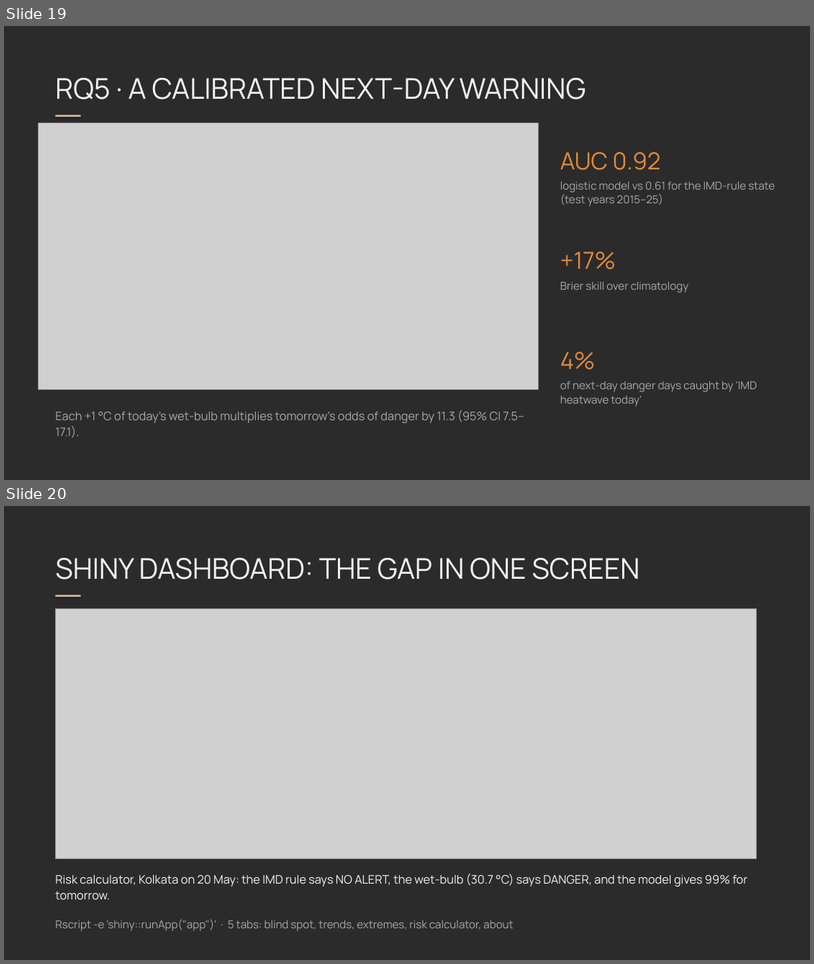
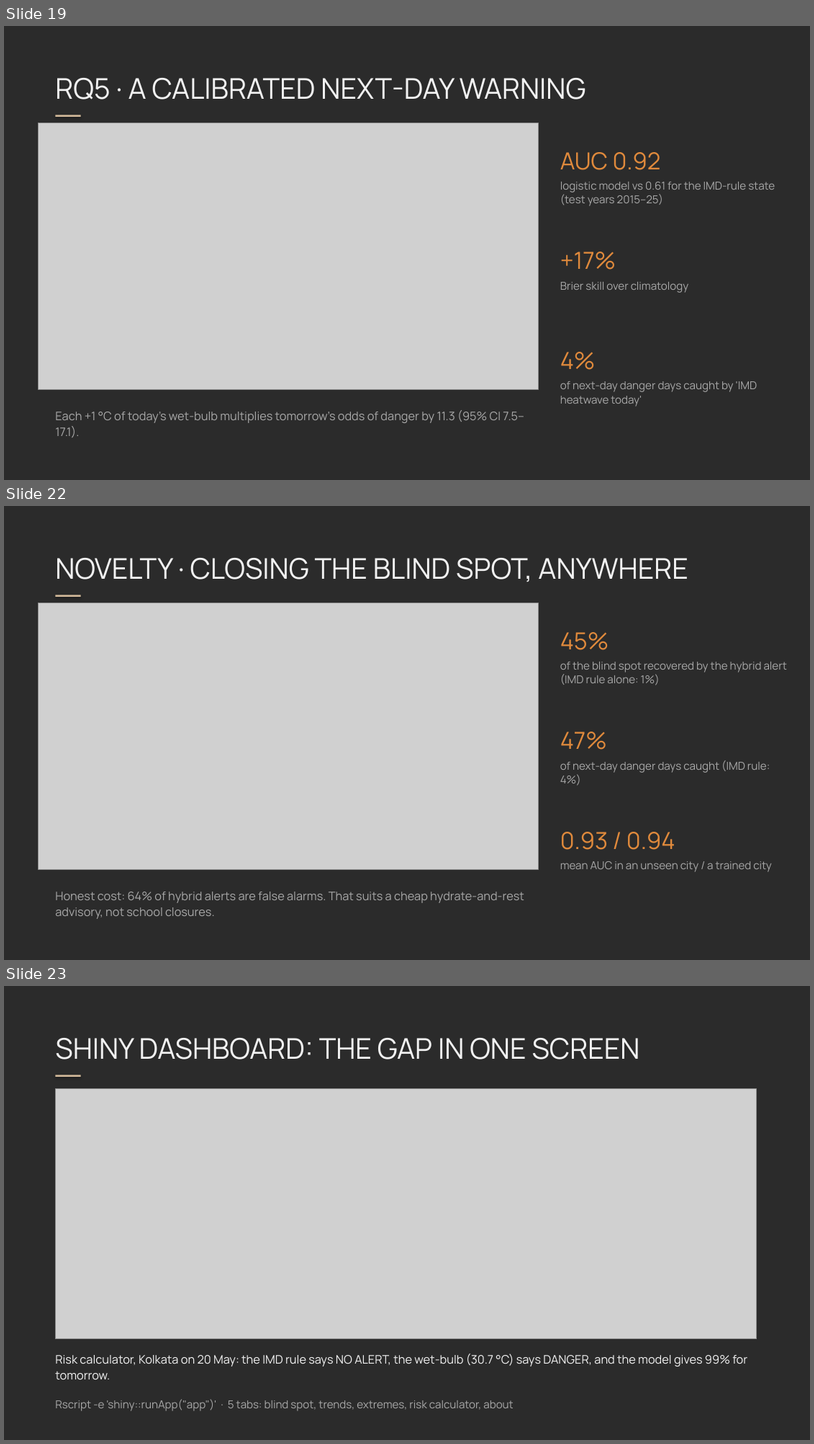
Before and after one commit to XArhaanshX/SilentHeat, a slide deck: presentation/Beyond40C_ProbStats.pptx. Shown one above the other, each under a label of ours: slides 19 and 20 before the commit, slides 19, 22 and 23 after it; the slides between them are not shown. The pictures are 814x964 and 814x1444 pixels, drawn with LibreOffice and Linux fonts; fonts in the diff are those of the drawing; grey boxes stand for pictures; background and template pictures are left out; a plain dark background stands for a picture behind light text. Boxes give left, top, right and bottom in pixels: in the first picture for what was removed or moved away, otherwise in the second. Text is boxed around its words. In the diff, an @@ line names an element or a change of style, - is before the commit and + after.

```diff
--- a/presentation/Beyond40C_ProbStats.pptx
+++ b/presentation/Beyond40C_ProbStats.pptx
@@ slide 22 added at (4, 506, 810, 960), background picture (left out) @@
@@ text added at (55, 558, 689, 582), 34 pt, text #F2F2F2 @@
+NOVELTY · CLOSING THE BLIND SPOT, ANYWHERE
@@ picture added at (38, 602, 538, 869) @@
@@ rectangle added at (55, 595, 81, 597), fill #D2B99A @@
@@ text added at (561, 632, 610, 650), 28 pt, text #E08A3C @@
+45%
@@ text added at (561, 662, 787, 685), 13 pt, text #A8A8A8 @@
+of the blind spot recovered by the hybrid alert (IMD rule alone: 1%)
@@ text added at (561, 731, 607, 749), 28 pt, text #E08A3C @@
+47%
@@ text added at (561, 760, 770, 785), 13 pt, text #A8A8A8 @@
+of next-day danger days caught (IMD rule: 4%)
@@ text added at (561, 831, 676, 849), 28 pt, text #E08A3C @@
+0.93 / 0.94
@@ text added at (561, 861, 772, 872), 13 pt, text #A8A8A8 @@
+mean AUC in an unseen city / a trained city
@@ text added at (55, 891, 525, 919), 14 pt, text #A8A8A8 @@
+Honest cost: 64% of hybrid alerts are false alarms. That suits a cheap hydrate-and-rest advisory, not school closures.
@@ what was slide 20 is now slide 23 @@
```
Also in this commit, not shown: 2 slides changed, 2 other slides added.
